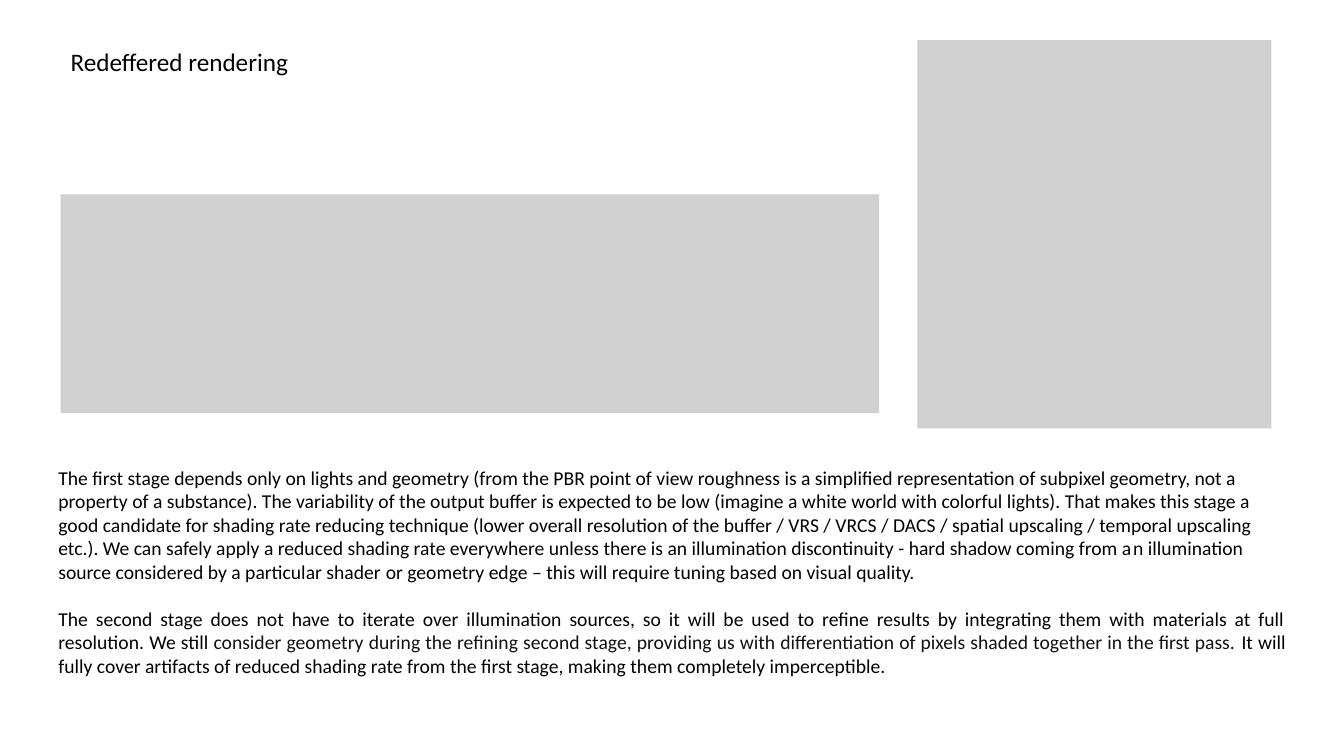
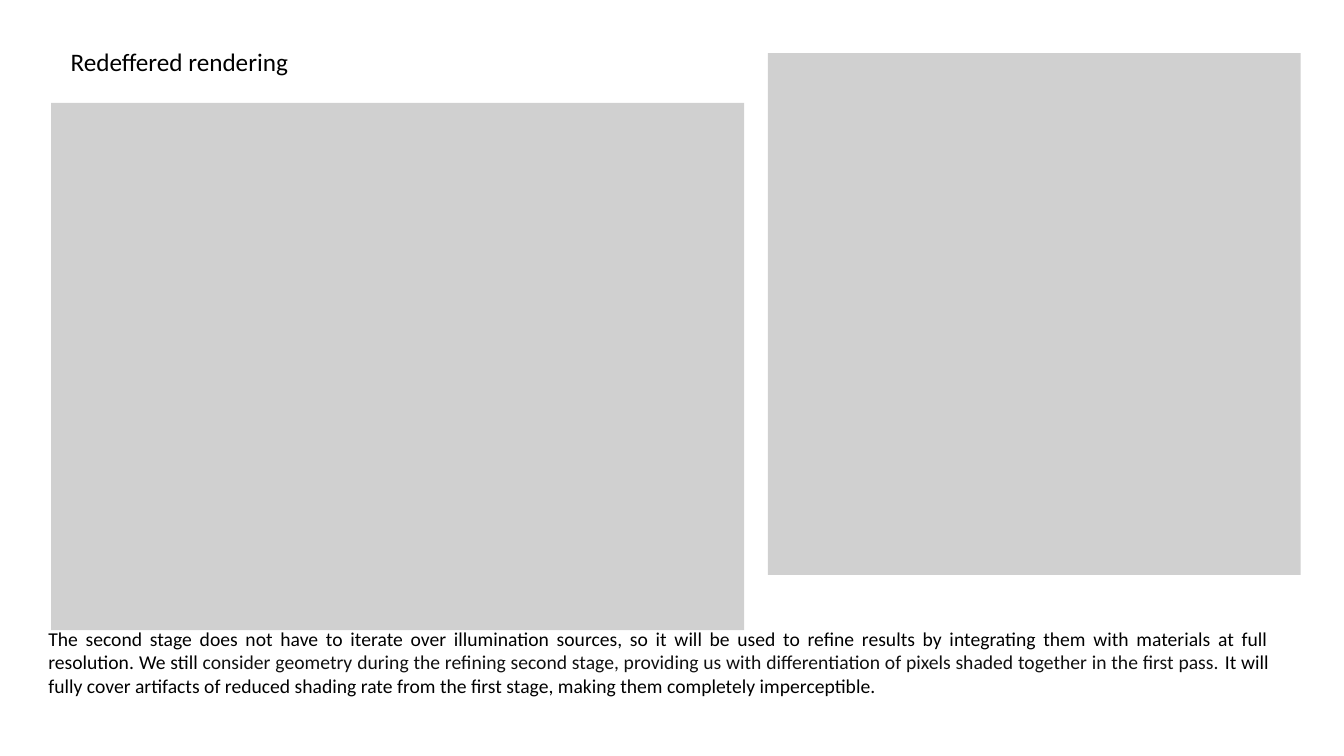
Before and after one commit to pawel-kaleta/FoolsEngine, a slide deck: slide 17 of Documentation/Rendering Architecture.pptx (slide 15 before the commit). Drawn at 1344x756 pixels with LibreOffice and Linux fonts; fonts in the diff are those of the drawing; grey boxes stand for pictures. Boxes give left, top, right and bottom in pixels: in the first picture for what was removed or moved away, otherwise in the second. Text is boxed around its words. In the diff, an @@ line names an element or a change of style, - is before the commit and + after.

Commit message:
Rendering planning still

```diff
--- a/Documentation/Rendering Architecture.pptx
+++ b/Documentation/Rendering Architecture.pptx
@@ picture: place and size @@
-picture at [918,40,1271,429]
+picture at [768,53,1302,576]
@@ picture: place and size @@
-picture at [60,195,879,413]
+picture at [51,103,745,630]
@@ text at [58,471,1251,583]: paragraph removed @@
-The first stage depends only on lights and geometry (from the PBR point of view roughness is a simplified representation of subpixel geometry, not a property of a substance). The variability of the output buffer is expected to be low (imagine a white world with colorful lights). That makes this stage a good candidate for shading rate reducing technique (lower overall resolution of the buffer / VRS / VRCS / DACS / spatial upscaling / temporal upscaling etc.). We can safely apply a reduced shading rate everywhere unless there is an illumination discontinuity - hard shadow coming from an illumination source considered by a particular shader or geometry edge – this will require tuning based on visual quality.
@@ text "The second stage does not ...": place and size @@
-text "The second stage does not ..." at [58,471,1286,677]
+text "The second stage does not ..." at [48,629,1269,697]
```
Also in this commit, not shown: 4 other slides changed, 2 slides added.
